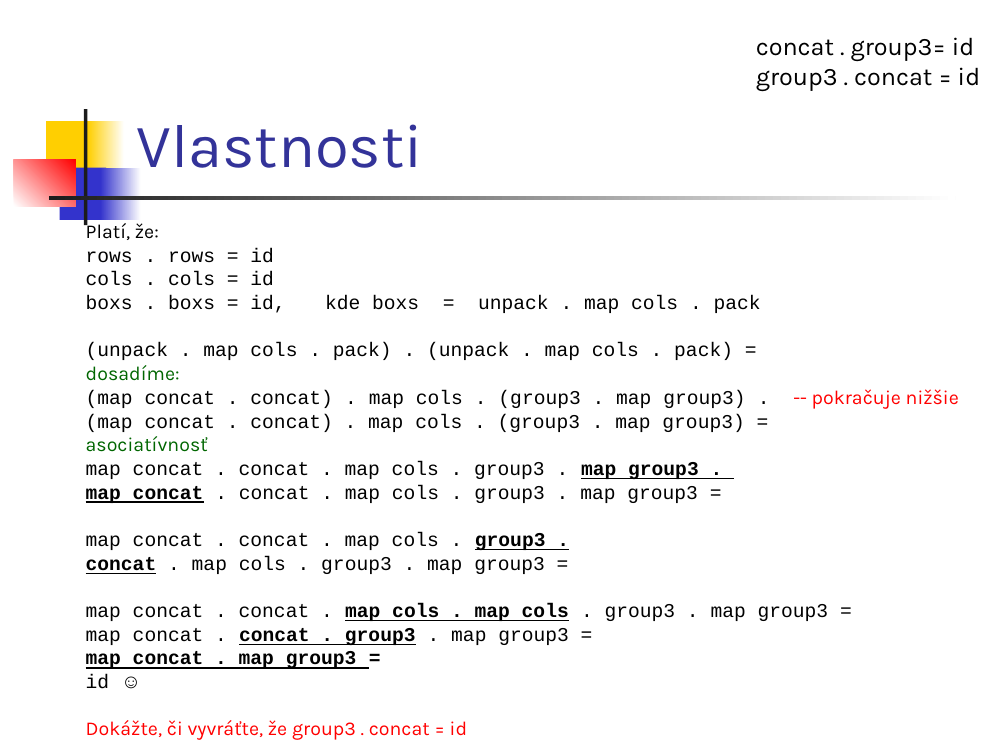
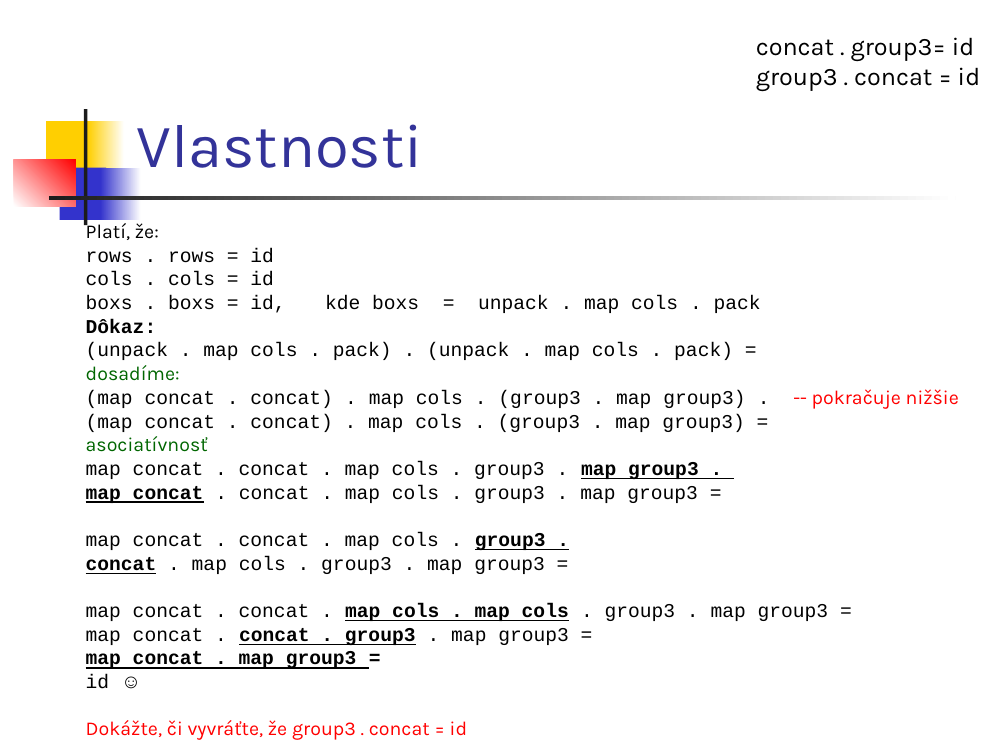
Before and after one commit to Funkcionalne/Prednasky, a slide deck: slide 32 of 04/04_fpro.ppt (slide 31 before the commit). Drawn at 1008x756 pixels with LibreOffice and Linux fonts; fonts in the diff are those of the drawing. Boxes give left, top, right and bottom in pixels: in the first picture for what was removed or moved away, otherwise in the second. Text is boxed around its words. In the diff, an @@ line names an element or a change of style, - is before the commit and + after.

```diff
--- a/04/04_fpro.ppt
+++ b/04/04_fpro.ppt
@@ text at [86,319,157,334]: paragraph added @@
+Dôkaz:
```
Also in this commit, not shown: 9 other slides changed, 1 slide added, 7 other files.
